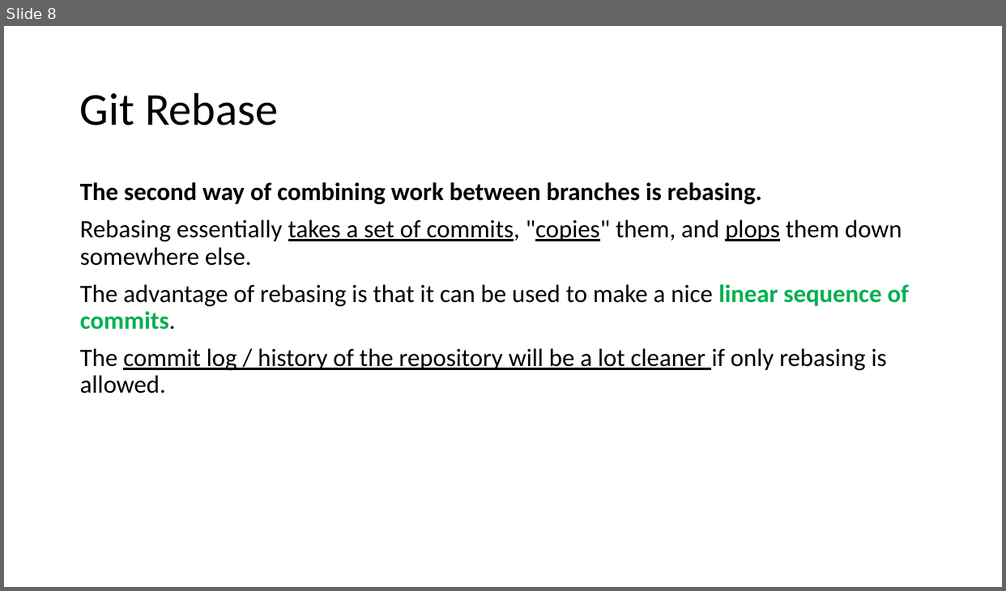
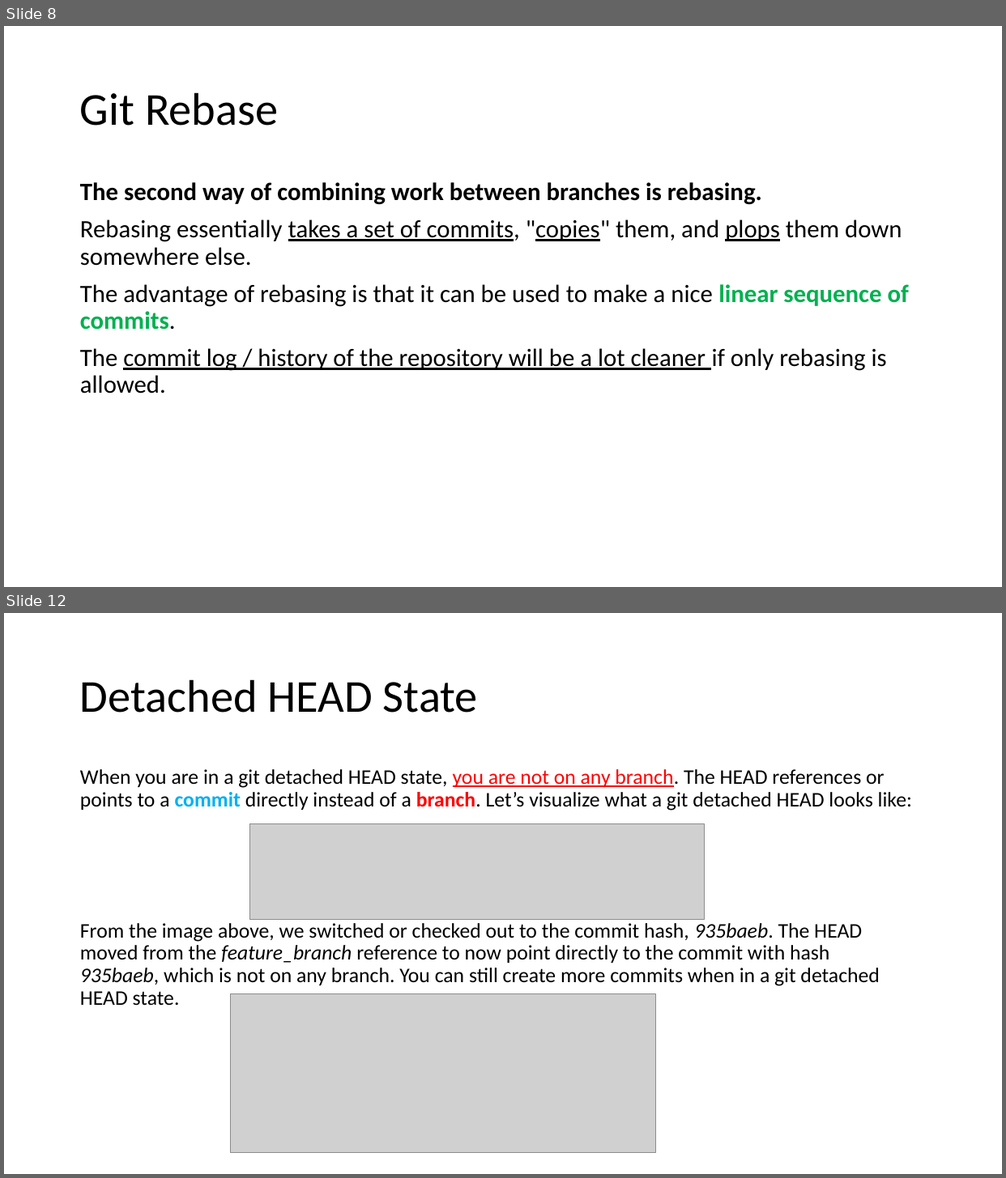
Before and after one commit to fmontazeri/Knowledeg, a slide deck: GitLearning.pptx. Shown one above the other, each under a label of ours: slide 8 before the commit, slides 8 and 12 after it; the slides between them are not shown. The pictures are 1006x591 and 1006x1178 pixels, drawn with LibreOffice and Linux fonts; fonts in the diff are those of the drawing; grey boxes stand for pictures. Boxes give left, top, right and bottom in pixels: in the first picture for what was removed or moved away, otherwise in the second. Text is boxed around its words. In the diff, an @@ line names an element or a change of style, - is before the commit and + after.

Commit message:
GitLearning - rebase - git head - detached head state

```diff
--- a/GitLearning.pptx
+++ b/GitLearning.pptx
@@ slide 12 added at bbox=[4, 613, 1002, 1174], background #FFFFFF @@
@@ title added at bbox=[80, 679, 478, 713], 44 pt, text #000000 @@
+Detached HEAD State
@@ text added at bbox=[80, 769, 912, 1006], 20 pt, text #000000 @@
+When you are in a git detached HEAD state, you are not on any branch. The HEAD references or points to a commit directly instead of a branch. Let’s visualize what a git detached HEAD looks like:
+From the image above, we switched or checked out to the commit hash, 935baeb. The HEAD moved from the feature_branch reference to now point directly to the commit with hash 935baeb, which is not on any branch. You can still create more commits when in a git detached HEAD state.
@@ picture added at bbox=[249, 824, 705, 920] @@
@@ picture added at bbox=[230, 994, 656, 1153] @@
```
Also in this commit, not shown: 5 slides changed, 3 other slides added, 2 slides removed.
